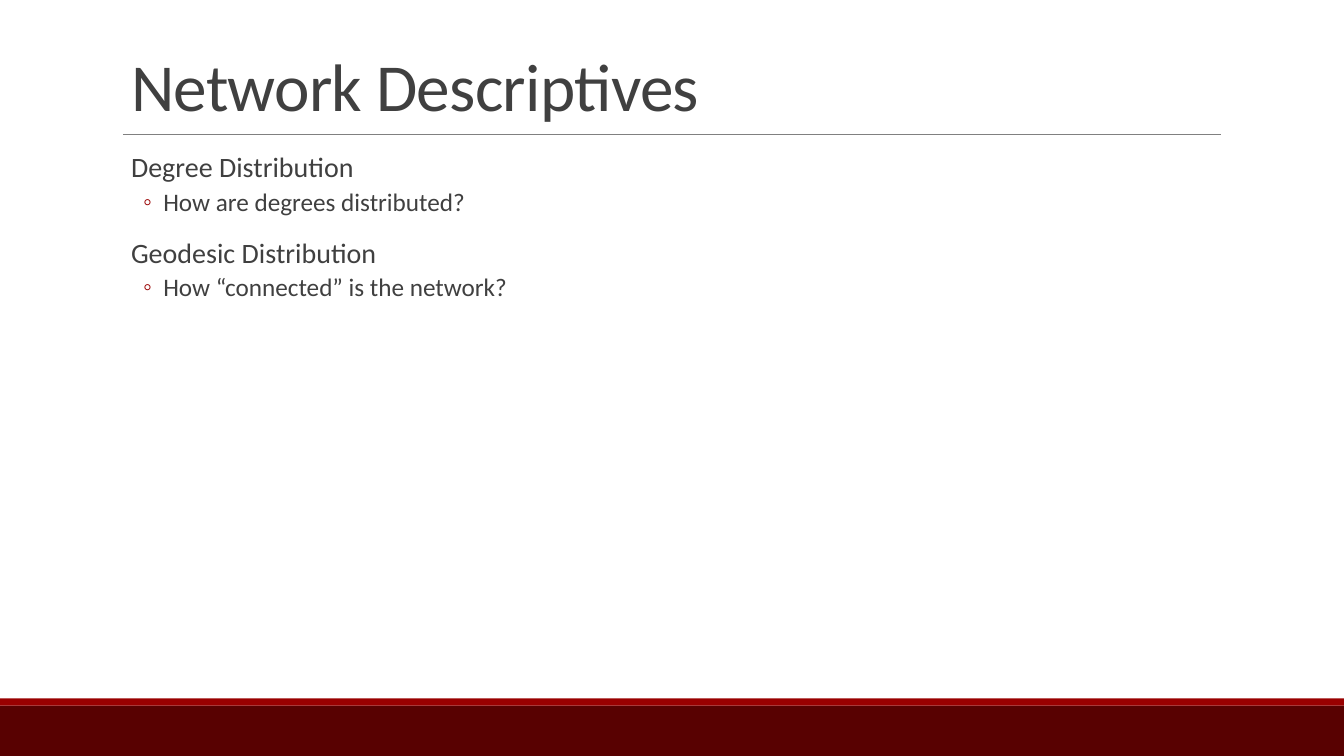
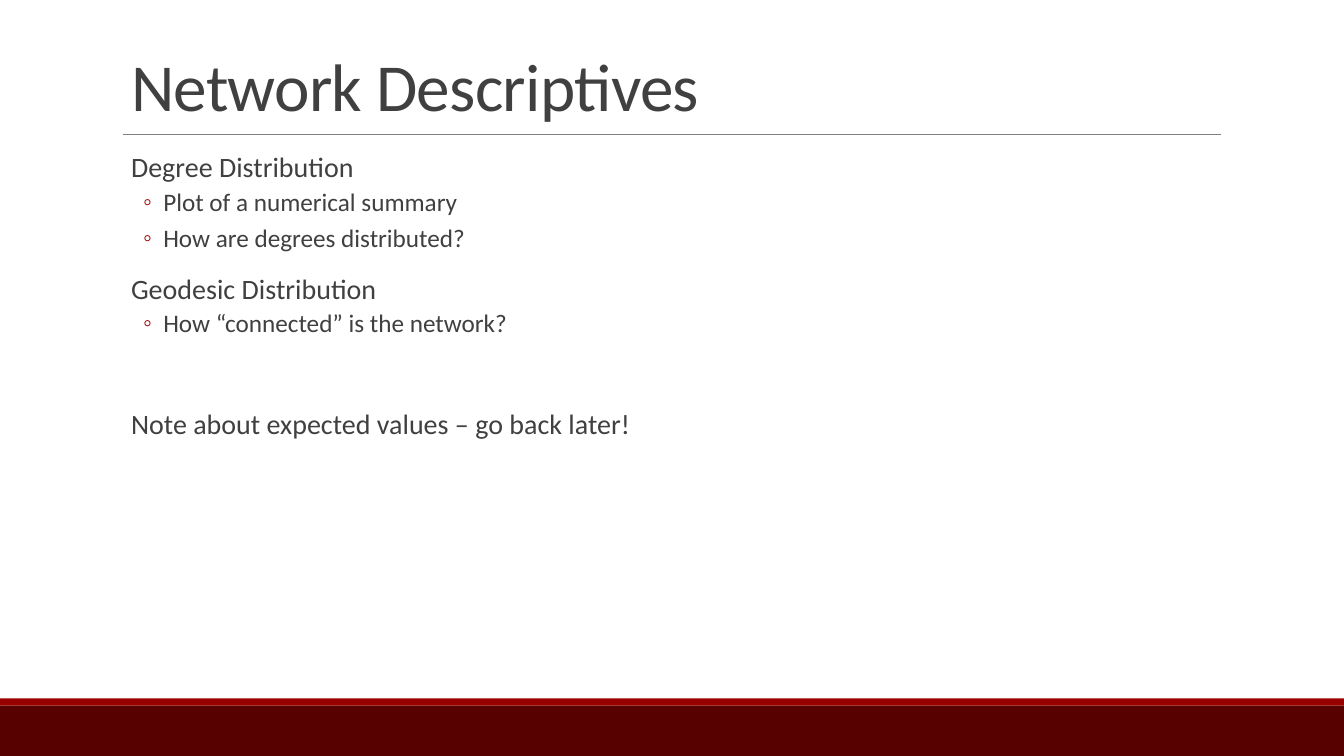
Before and after one commit to ebey/sunbelt2015, a slide deck: slide 11 of statnetWeb_slides.pptx (slide 9 before the commit). Drawn at 1344x756 pixels with LibreOffice and Linux fonts; fonts in the diff are those of the drawing. Boxes give left, top, right and bottom in pixels: in the first picture for what was removed or moved away, otherwise in the second. Text is boxed around its words. In the diff, an @@ line names an element or a change of style, - is before the commit and + after.

```diff
--- a/statnetWeb_slides.pptx
+++ b/statnetWeb_slides.pptx
@@ text at bbox=[163, 193, 457, 215]: paragraph added @@
+  ◦ Plot of a numerical summary
@@ text at bbox=[131, 414, 630, 439]: paragraph added @@
+  Note about expected values – go back later!
```
Also in this commit, not shown: 5 other slides changed, 3 slides added, 2 other files.
